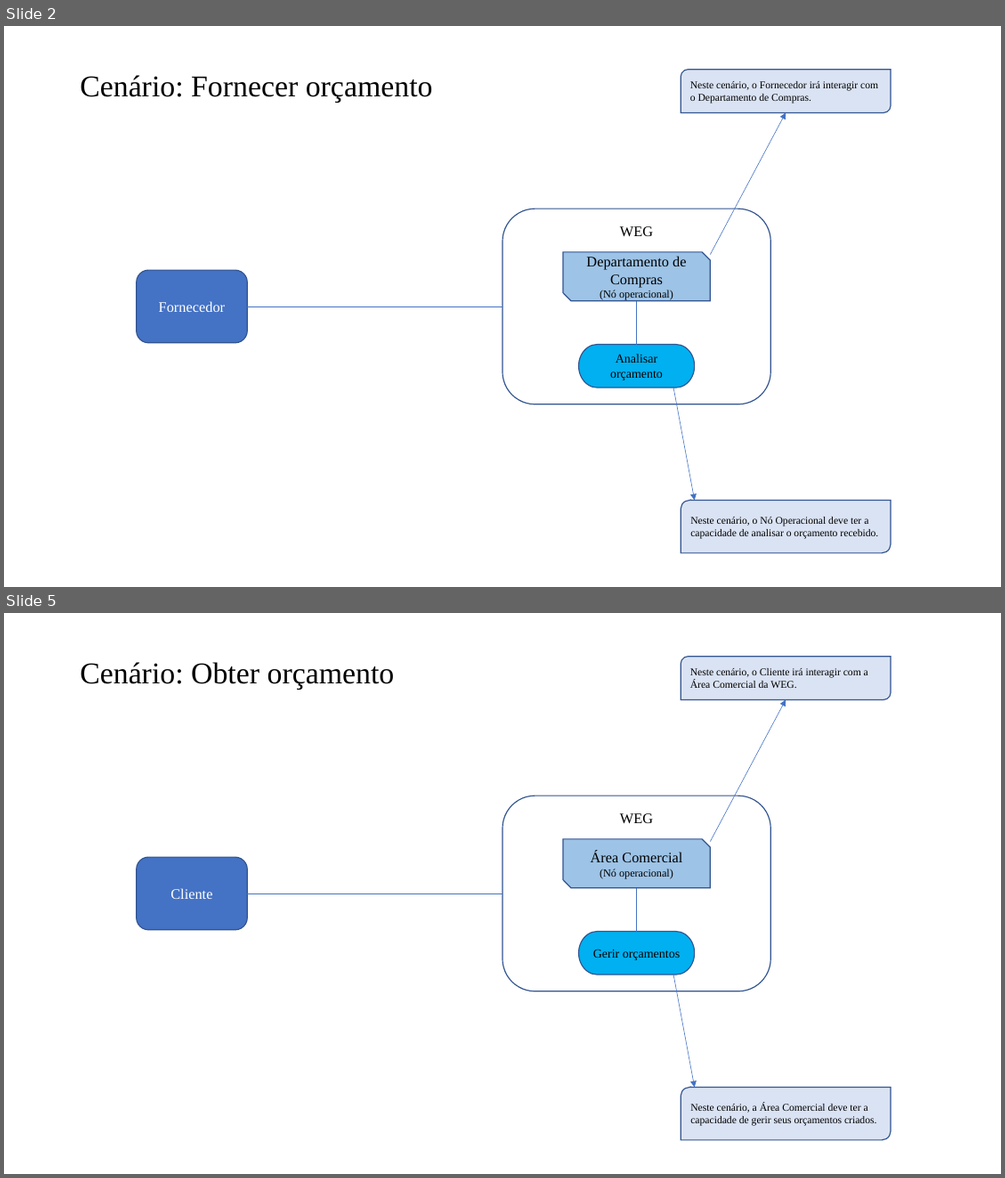
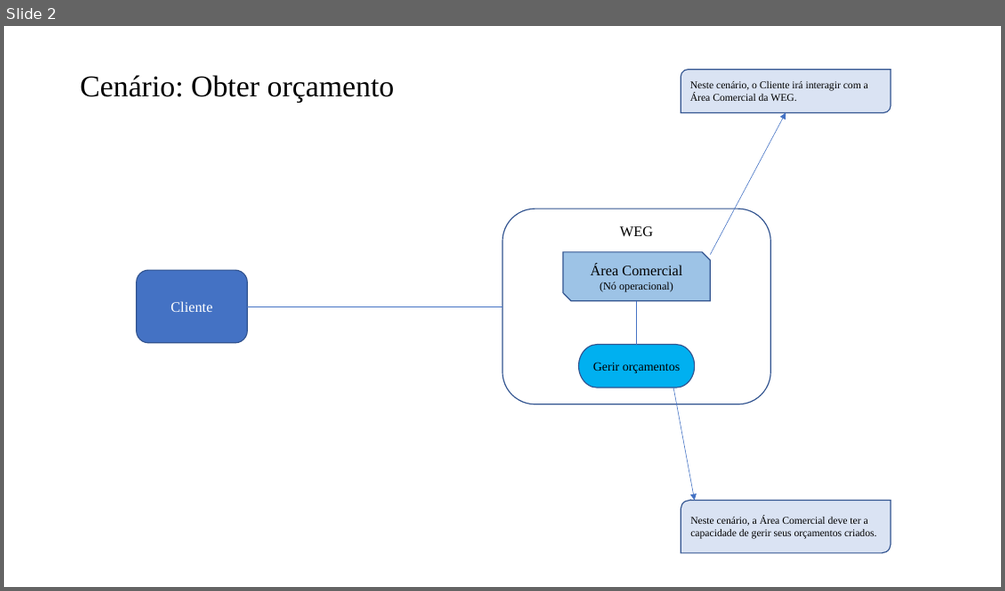
Before and after one commit to IMP-CaioCiaron/Eng-Requisitos, a slide deck: 15. Arquitetura de Negócio para cada Cenário.pptx. Shown one above the other, each under a label of ours: slides 2 and 5 before the commit, slide 2 after it; the slides between them are not shown. The pictures are 1005x1178 and 1005x591 pixels, drawn with LibreOffice and Linux fonts; fonts in the diff are those of the drawing. Boxes give left, top, right and bottom in pixels: in the first picture for what was removed or moved away, otherwise in the second. Text is boxed around its words. In the diff, an @@ line names an element or a change of style, - is before the commit and + after.

```diff
--- a/15. Arquitetura de Negócio para cada Cenário.pptx
+++ b/15. Arquitetura de Negócio para cada Cenário.pptx
@@ slide 2 removed at (x1=4, y1=26, x2=1001, y2=587), background #FFFFFF @@
@@ title removed at (x1=80, y1=75, x2=433, y2=102) @@
-Cenário: Fornecer orçamento
@@ round diag rect removed at (x1=680, y1=70, x2=890, y2=112) @@
-Neste cenário, o Fornecedor irá interagir com o Departamento de Compras.
@@ arrow removed from (710, 254) to (785, 112) @@
@@ rounded rectangle removed at (x1=502, y1=208, x2=771, y2=403) @@
-WEG
@@ snip diag rect removed at (x1=563, y1=252, x2=711, y2=300) @@
-Departamento de Compras
-(Nó operacional)
@@ rounded rectangle removed at (x1=137, y1=270, x2=247, y2=342) @@
-Fornecedor
@@ line removed from (247, 306) to (502, 306) @@
@@ line removed from (637, 301) to (637, 345) @@
@@ pill shape removed at (x1=579, y1=345, x2=695, y2=388) @@
-Analisar orçamento
@@ arrow removed from (673, 387) to (695, 500) @@
@@ round diag rect removed at (x1=680, y1=500, x2=890, y2=553) @@
-Neste cenário, o Nó Operacional deve ter a capacidade de analisar o orçamento recebido.
@@ what was slide 5 is now slide 2 @@
```
Also in this commit, not shown: 2 slides changed, 2 other slides removed, 1 other file.
